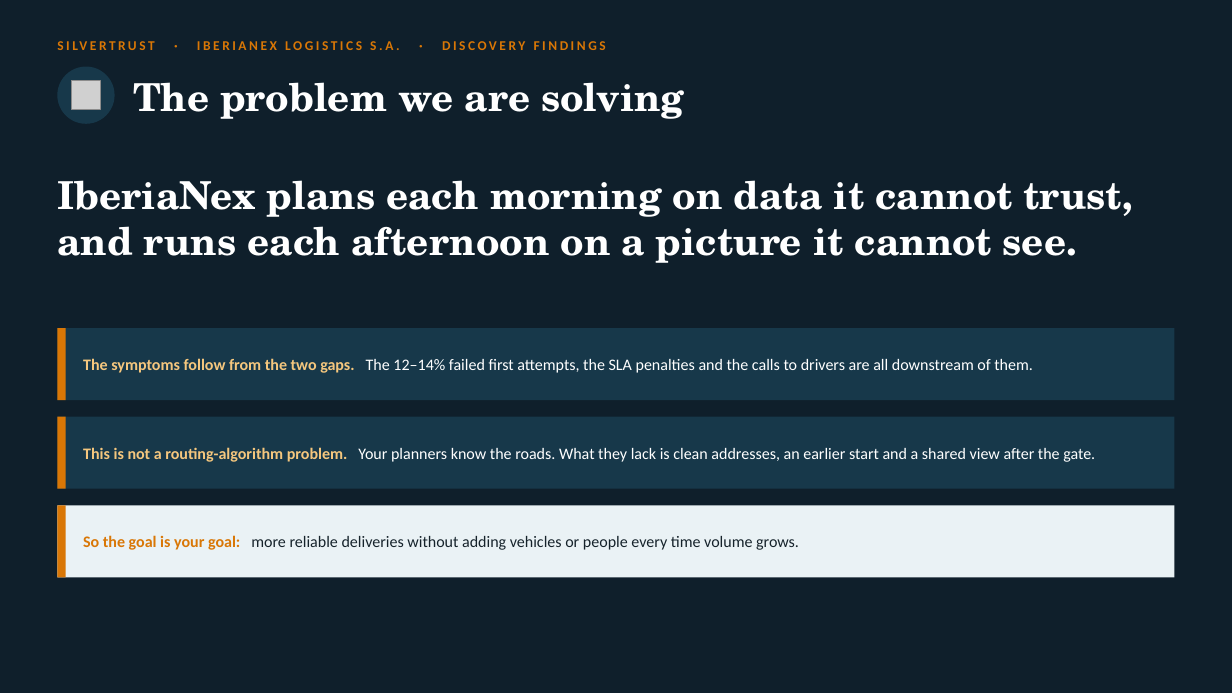
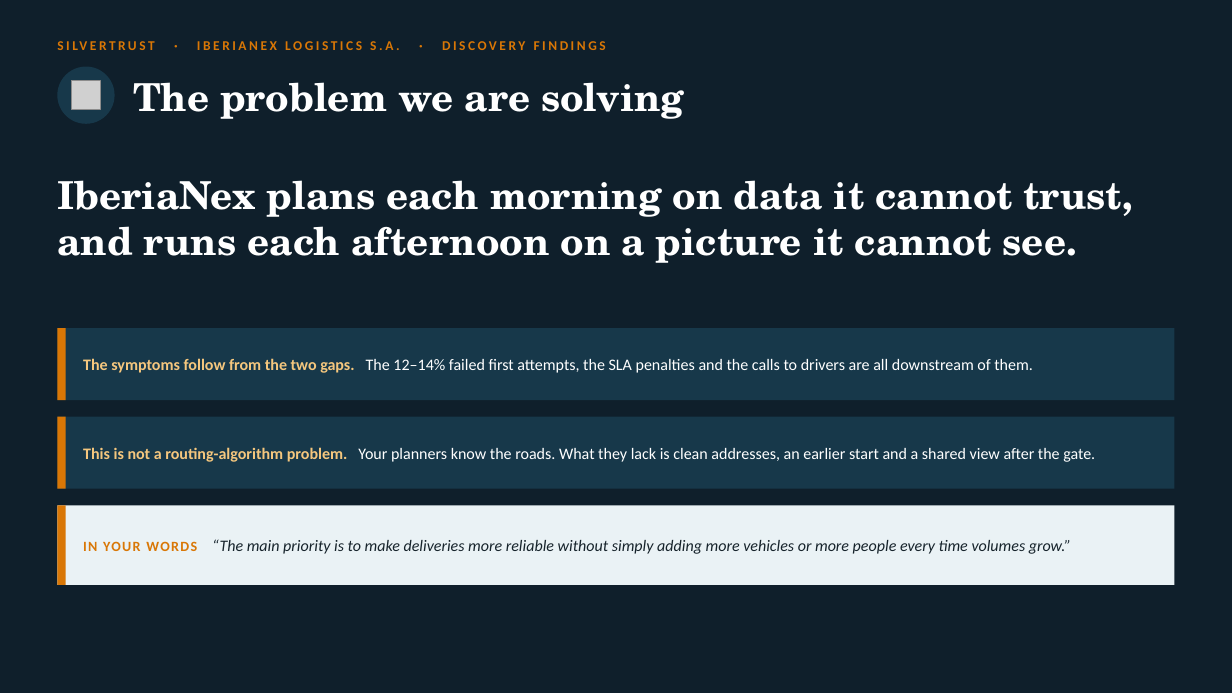
Before and after one commit to nyelugo/SilverTrust-Deliverables, a slide deck: slide 7 of ahukannah_consultant_solutions.pptx. Drawn at 1232x693 pixels with LibreOffice and Linux fonts; fonts in the diff are those of the drawing; grey boxes stand for pictures. Boxes give left, top, right and bottom in pixels: in the first picture for what was removed or moved away, otherwise in the second. Text is boxed around its words. In the diff, an @@ line names an element or a change of style, - is before the commit and + after.

Commit message:
Replace the paraphrased goal line with the client's verbatim words

```diff
--- a/ahukannah_consultant_solutions.pptx
+++ b/ahukannah_consultant_solutions.pptx
@@ rectangle: place and size @@
-rectangle at (57, 506, 1175, 578)
+rectangle at (57, 506, 1175, 585)
@@ rectangle: place and size @@
-rectangle at (57, 506, 66, 578)
+rectangle at (57, 506, 66, 585)
@@ text at (83, 539, 1071, 554): text changed; italic on @@
-So the goal is your goal: more reliable deliveries without adding vehicles or people every time volume grows.
+IN YOUR WORDS “The main priority is to make deliveries more reliable without simply adding more vehicles or more people every time volumes grow.”
```
